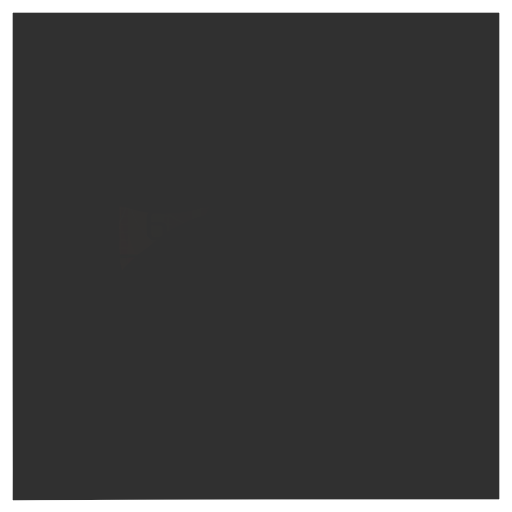
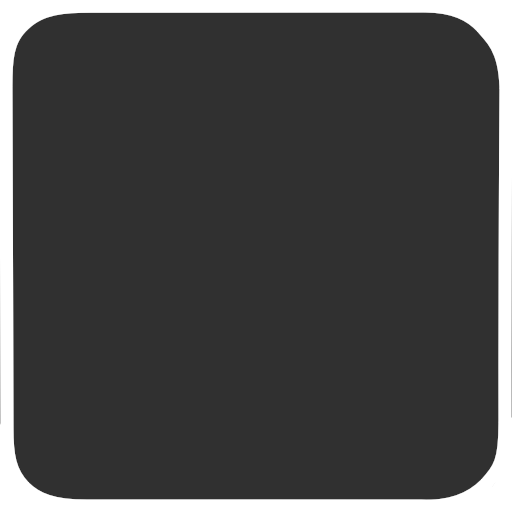
Two versions of the same layered image (512px x 512px). Layer-by-layer changes:
hid "Ebene 7", painted on it over [0, 12, 512, 501]
painted on "Ebene 9" over [0, 12, 512, 501]
hid "Ebene 1", painted on it over [0, 12, 512, 501]
